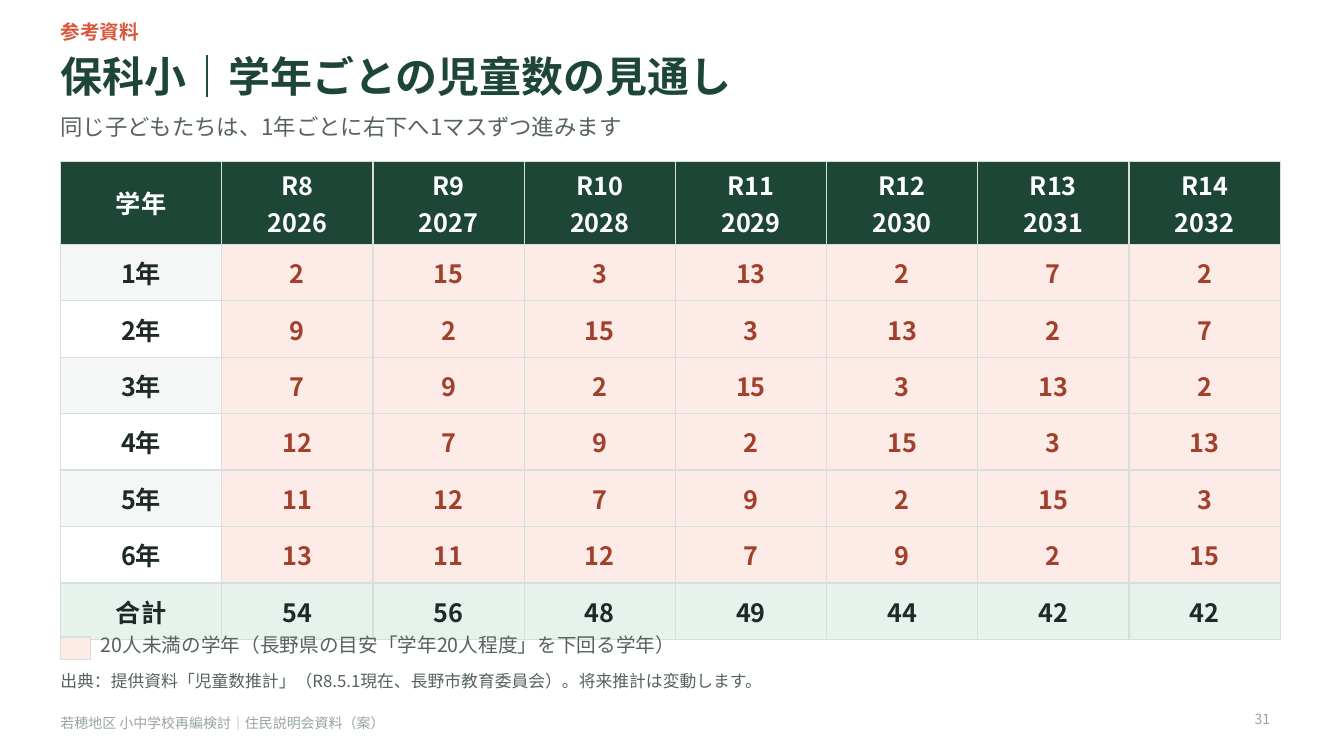
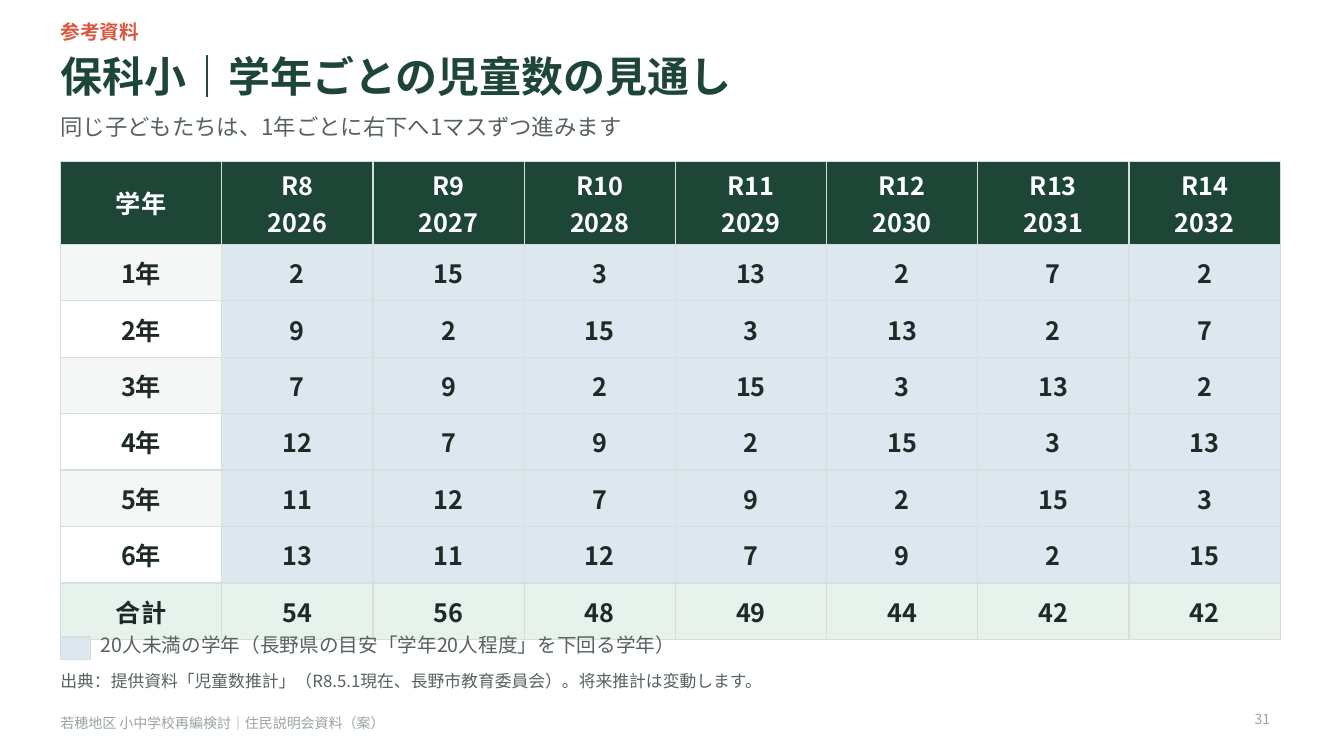
Before and after one commit to Masaki12008/GS, a slide deck: slide 31 of output/若穂地区_住民説明会資料.pptx. Drawn at 1344x756 pixels with LibreOffice and Linux fonts; fonts in the diff are those of the drawing. Boxes give left, top, right and bottom in pixels: in the first picture for what was removed or moved away, otherwise in the second. Text is boxed around its words. In the diff, an @@ line names an element or a change of style, - is before the commit and + after.

```diff
--- a/output/若穂地区_住民説明会資料.pptx
+++ b/output/若穂地区_住民説明会資料.pptx
@@ table at (60,161,1280,629) @@
@@ fill #FCEBE6 to #DDE7EF in 42 cells @@
@@ text colour #A3402C to #1E2A26 in "2", "15", "3", "13" and 38 more places @@
@@ rectangle at (60,637,91,659): fill #FCEBE6 to #DDE7EF @@
```
Also in this commit, not shown: 8 other slides changed, 11 other files.
